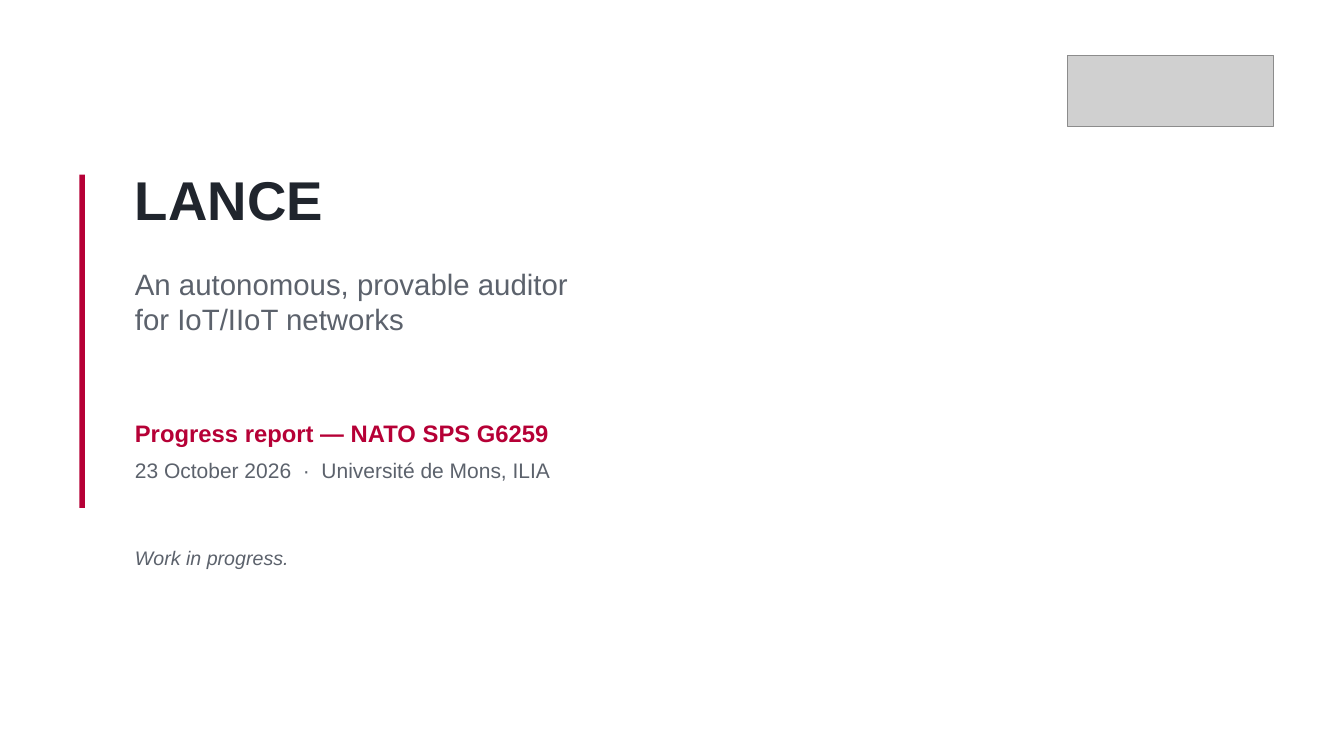
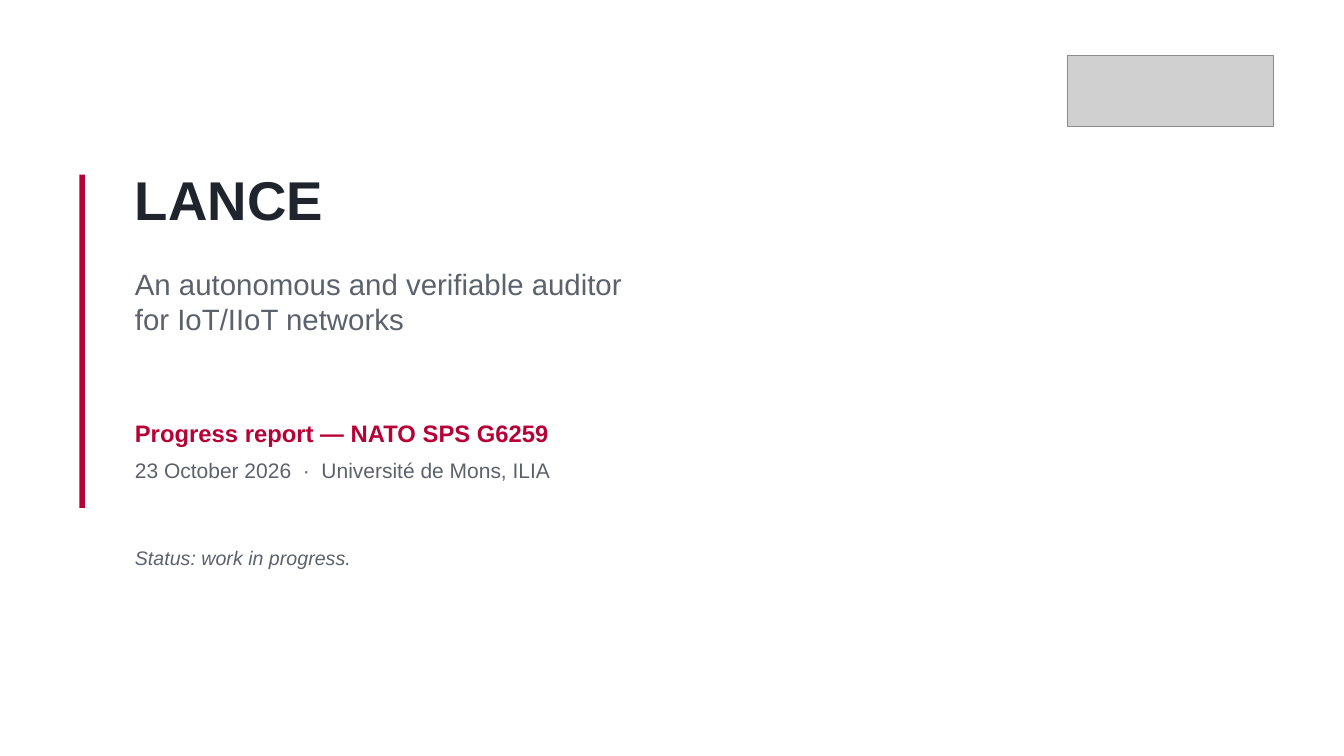
Before and after one commit to Tanguyvans/LANCE, a slide deck: slide 1 of objectifs/presentation-2026-10-23/slides.pptx. Drawn at 1344x756 pixels with LibreOffice and Linux fonts; fonts in the diff are those of the drawing; grey boxes stand for pictures. Boxes give left, top, right and bottom in pixels: in the first picture for what was removed or moved away, otherwise in the second. Text is boxed around its words. In the diff, an @@ line names an element or a change of style, - is before the commit and + after.

```diff
--- a/objectifs/presentation-2026-10-23/slides.pptx
+++ b/objectifs/presentation-2026-10-23/slides.pptx
@@ text at (135, 273, 622, 296): text changed @@
-An autonomous, provable auditor
+An autonomous and verifiable auditor
@@ text at (135, 551, 351, 569): text changed @@
-Work in progress.
+Status: work in progress.
```
Also in this commit, not shown: 8 other slides changed, 1 other file.
